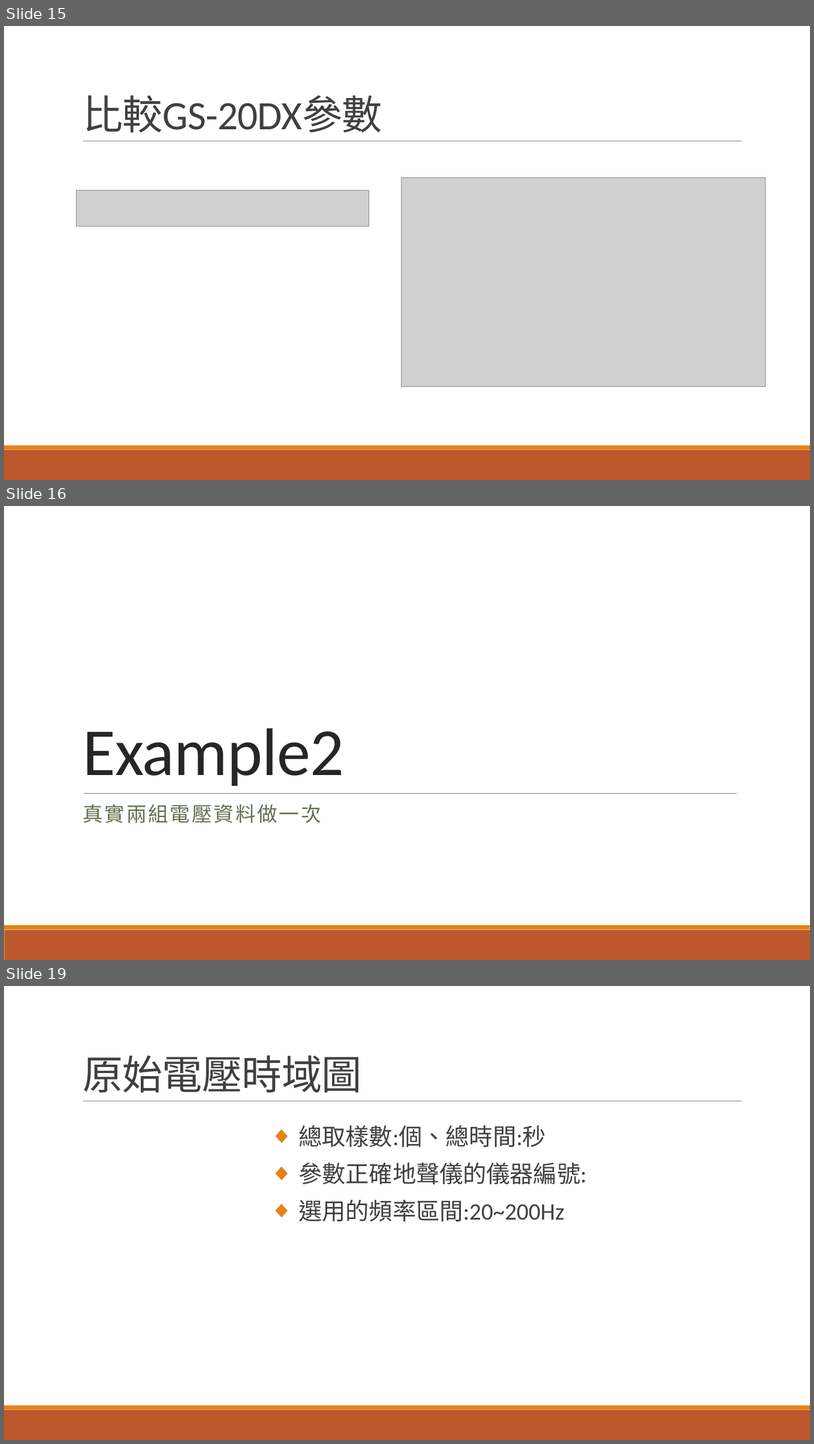
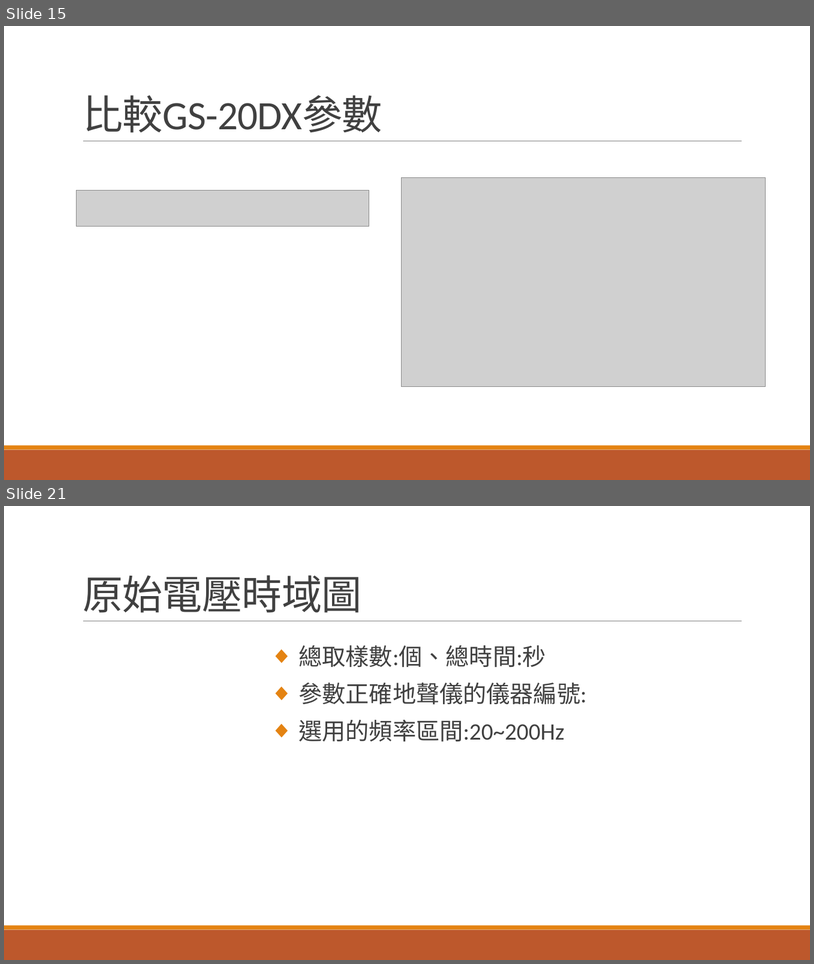
Before and after one commit to r889165/BackUpThesis, a slide deck: Geophone_Calibration/地聲儀求參數.pptx. Shown one above the other, each under a label of ours: slides 15, 16 and 19 before the commit, slides 15 and 21 after it; the slides between them are not shown. The pictures are 814x1444 and 814x964 pixels, drawn with LibreOffice and Linux fonts; fonts in the diff are those of the drawing; grey boxes stand for pictures. Boxes give left, top, right and bottom in pixels: in the first picture for what was removed or moved away, otherwise in the second. Text is boxed around its words. In the diff, an @@ line names an element or a change of style, - is before the commit and + after.

```diff
--- a/Geophone_Calibration/地聲儀求參數.pptx
+++ b/Geophone_Calibration/地聲儀求參數.pptx
@@ slide 16 removed at (4,506,810,960), background #FFFFFF; not listed: 2 template elements that a slide beside it also shows @@
@@ title removed at (83,728,344,786) @@
-Example2
@@ line removed from (84, 793) to (737, 793) @@
@@ subtitle removed at (83,804,321,823) @@
-真實兩組電壓資料做一次
@@ what was slide 19 is now slide 21 @@
```
Also in this commit, not shown: 1 slide changed, 5 slides added, 2 other slides removed, 12 other files.
